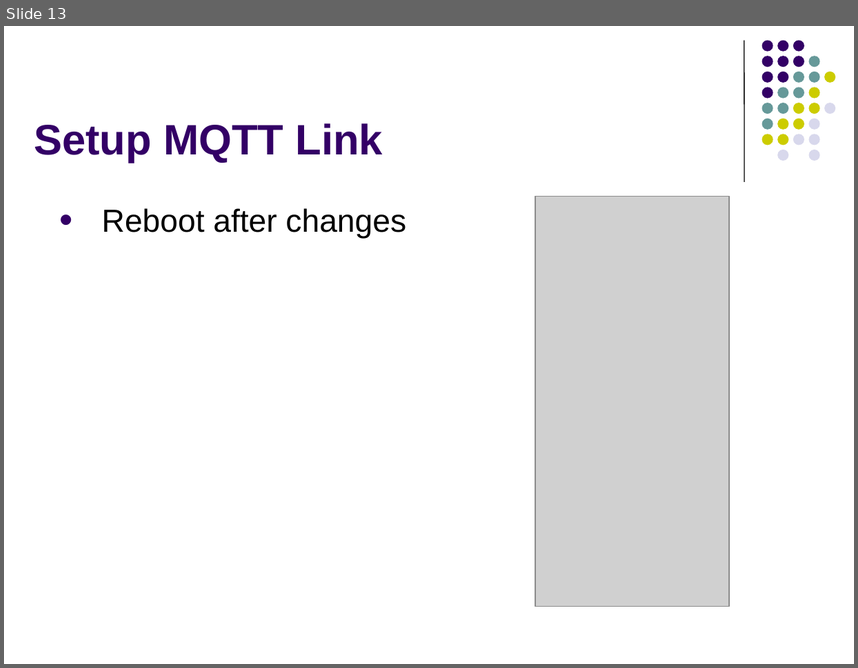
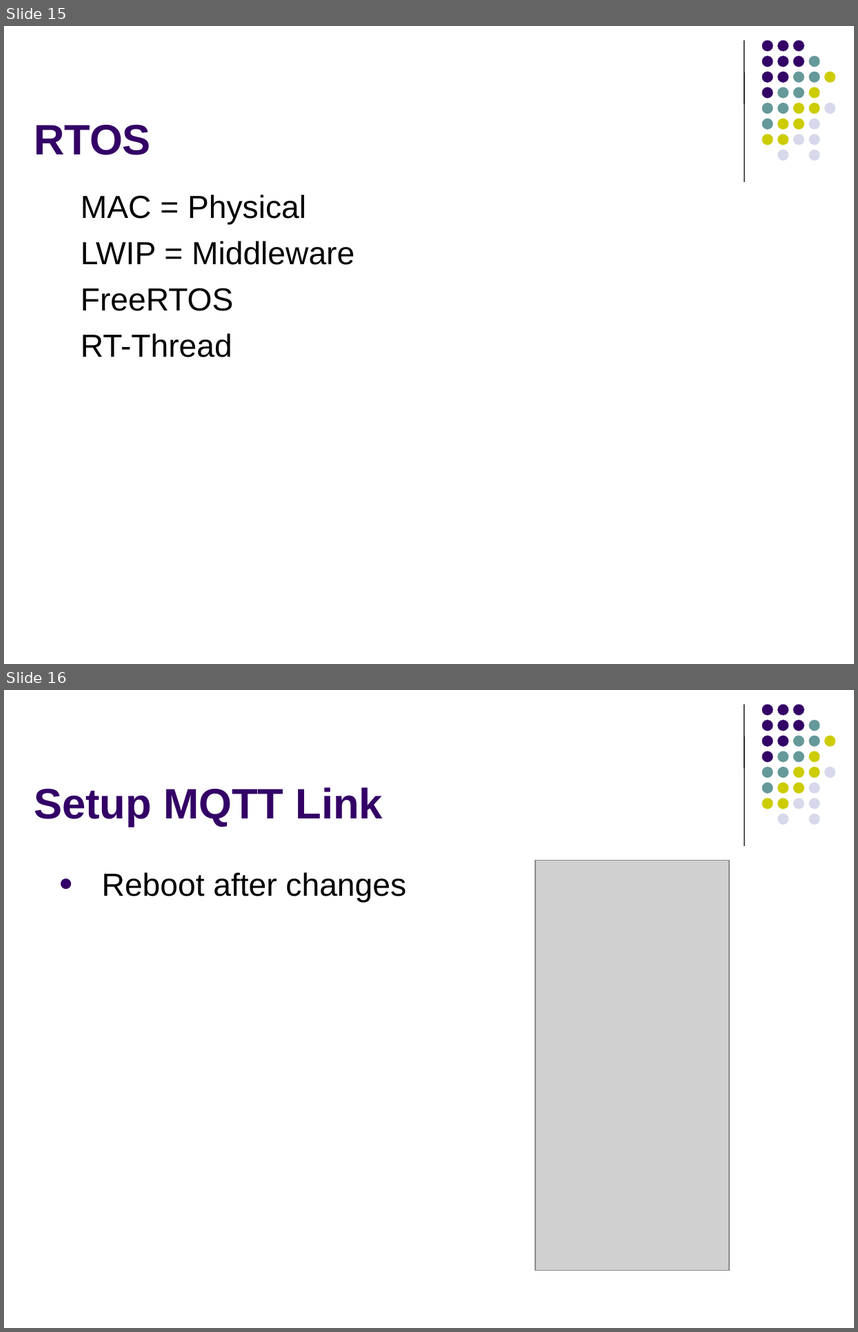
Before and after one commit to OneKiwiTech/stm32_iot_link, a slide deck: training-docs/slides/STM32 ESP-LINK FIRMWARE TRAINING.pptx. Shown one above the other, each under a label of ours: slide 13 before the commit, slides 15 and 16 after it. The pictures are 858x668 and 858x1332 pixels, drawn with LibreOffice and Linux fonts; fonts in the diff are those of the drawing; grey boxes stand for pictures. Boxes give left, top, right and bottom in pixels: in the first picture for what was removed or moved away, otherwise in the second. Text is boxed around its words. In the diff, an @@ line names an element or a change of style, - is before the commit and + after.

```diff
--- a/training-docs/slides/STM32 ESP-LINK FIRMWARE TRAINING.pptx
+++ b/training-docs/slides/STM32 ESP-LINK FIRMWARE TRAINING.pptx
@@ slide 15 added at (x1=4, y1=26, x2=854, y2=664), background #FFFFFF; not listed: 32 template elements that a slide beside it also shows @@
@@ title added at (x1=34, y1=125, x2=151, y2=155), 36 pt, text #330066, bold @@
+RTOS
@@ text added at (x1=81, y1=194, x2=355, y2=357), 27 pt, text #000000 @@
+MAC = Physical
+LWIP = Middleware
+FreeRTOS
+RT-Thread
@@ what was slide 13 is now slide 16 @@
```
Also in this commit, not shown: 1 slide changed, 3 other slides added, 11 other files.
